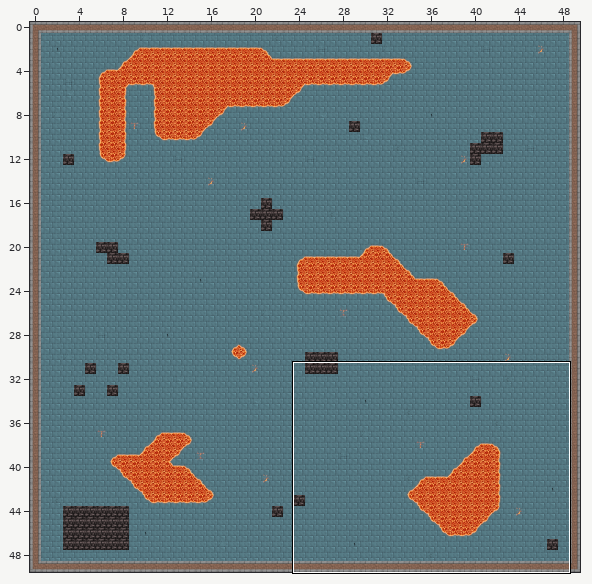
Two versions of a level (Tiled map, Assessment 3/Levels/level1 50x50.tmx). The first picture is a wide view before the edit; the outline marks the close-up.
Close-up. Before the commit:
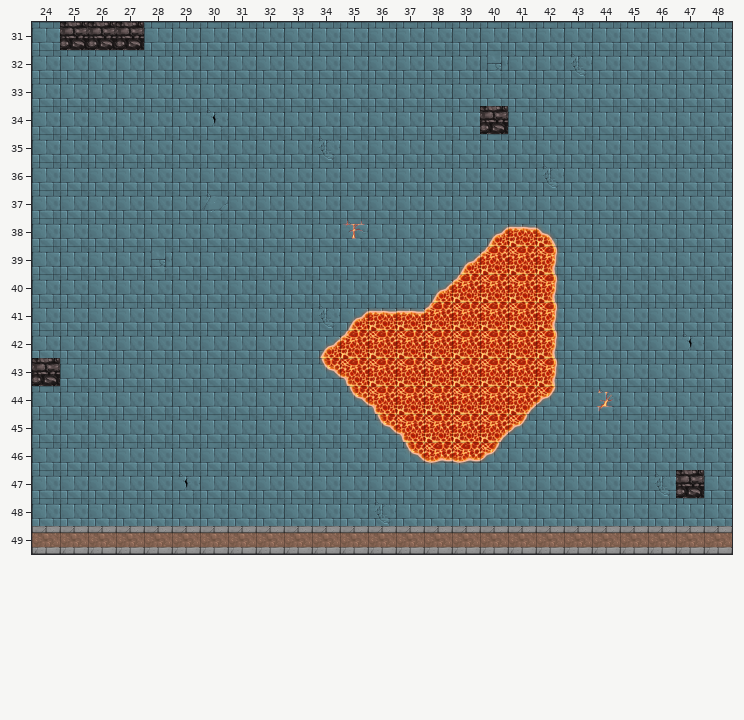
Cells are 64x64 px. Shown: x 24..48, y 31..49. The commit also changed other parts of the map, which this record leaves out.
Once edited:
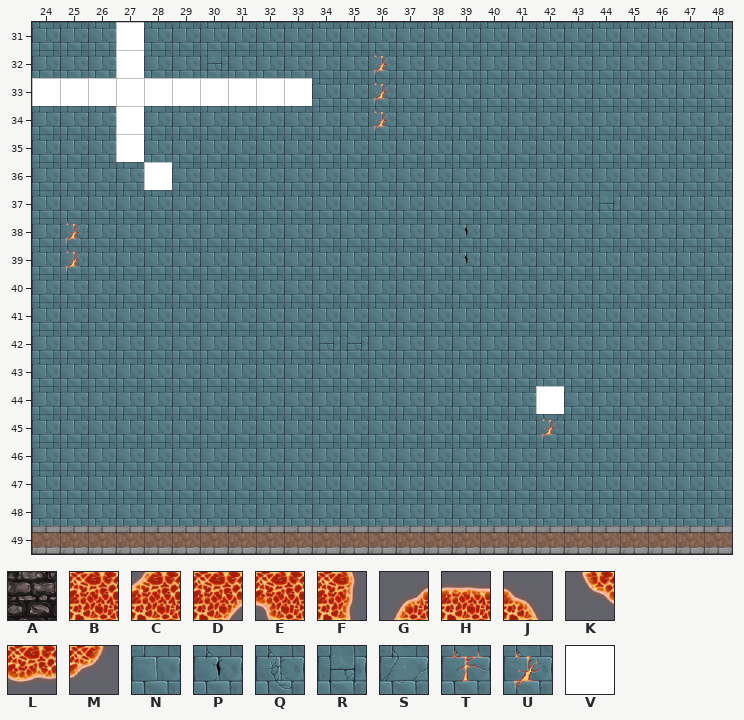
Key: from "All Tiles": A 0, B 29, C 31, D 32, E 33, F 34, G 41, H 42, J 43, K 44, L 45, M 46, N 48, P 49, Q 50, R 52, S 60, T 61, U 62, V 104.
_ is an empty cell, # one hidden under a higher layer.
Difference:
Layer "Floor":
y 32: x 30 N -> R; x 36 N -> U; x 40 R -> N; x 43 Q -> N
y 33: x 36 N -> U
y 34: x 30 P -> N; x 36 N -> U
y 35: x 34 Q -> N
y 36: x 42 Q -> N
y 37: x 30 S -> N; x 44 N -> R
y 38: x 25 N -> U; x 35 T -> N; x 39 N -> P
y 39: x 25 N -> U; x 28 R -> N; x 39 N -> P
y 41: x 34 Q -> N
y 42: x 34..35 NN -> RR; x 47 P -> N
y 44: x 42 N -> #; x 44 U -> N
y 45: x 42 N -> U
y 47: x 29 P -> N; x 46 Q -> N
y 48: x 36 Q -> N
Layer "Lava":
y 38: x 40..42 GHJ -> ___
y 39: x 39..42 GCBF -> ____
y 40: x 38..42 GCBBF -> _____
y 41: x 35..42 GHHCBBBF -> ________
y 42: x 34..42 GCBBBBBBF -> _________
y 43: x 34..42 KEBBBBBBF -> _________
y 44: x 35..42 KEBBBBDM -> ________
y 45: x 36..41 KEBBDM -> ______
y 46: x 37..40 KLLM -> ____
Layer "Enemy":
y 31: x 25..27 AAA -> __V
y 32: x 27 _ -> V
y 33: x 24..33 __________ -> VVVVVVVVVV
y 34: x 27 _ -> V; x 40 A -> _
y 35: x 27 _ -> V
y 36: x 28 _ -> V
y 43: x 24 A -> _
y 44: x 42 _ -> V
y 47: x 47 A -> _
